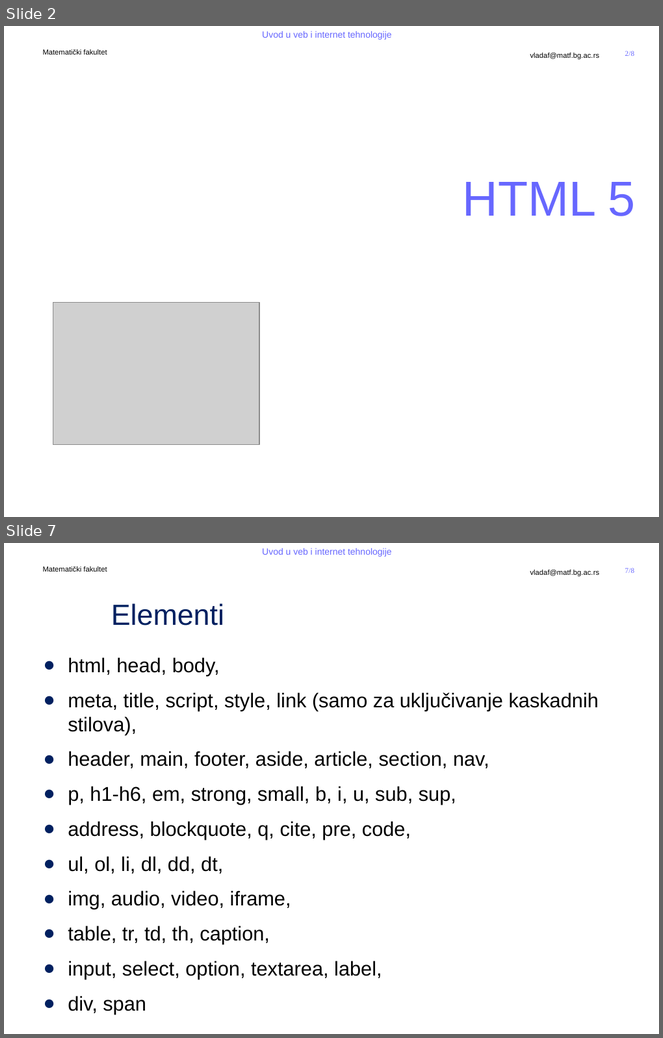
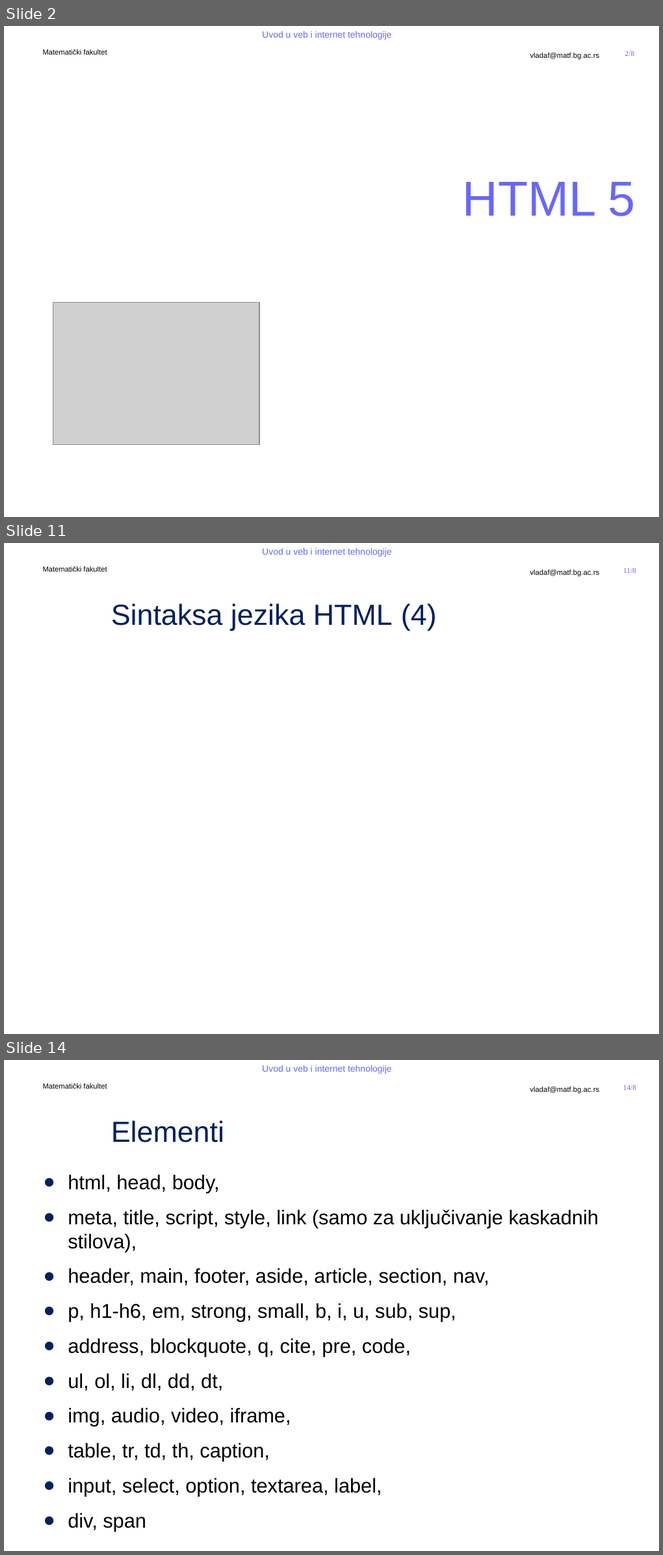
Before and after one commit to MatfUVIT/info, a slide deck: predavanja/prezentacije/UVIT03-01-HTML 5.pptx. Shown one above the other, each under a label of ours: slides 2 and 7 before the commit, slides 2, 11 and 14 after it; the slides between them are not shown. The pictures are 663x1038 and 663x1555 pixels, drawn with LibreOffice and Linux fonts; fonts in the diff are those of the drawing; grey boxes stand for pictures; background and template pictures are left out. Boxes give left, top, right and bottom in pixels: in the first picture for what was removed or moved away, otherwise in the second. Text is boxed around its words. In the diff, an @@ line names an element or a change of style, - is before the commit and + after.

```diff
--- a/predavanja/prezentacije/UVIT03-01-HTML 5.pptx
+++ b/predavanja/prezentacije/UVIT03-01-HTML 5.pptx
@@ slide 11 added at (4, 543, 659, 1034), background #FFFFFF; not listed: 5 template elements that a slide beside it also shows @@
@@ title added at (111, 603, 437, 631), 32 pt, text #002060 @@
+Sintaksa jezika HTML (4)
@@ what was slide 7 is now slide 14 @@
@@ page number at (623, 1085, 636, 1090): text changed @@
-7/8
+14/8
```
Also in this commit, not shown: 3 slides changed, 7 other slides added, 1 slide removed, 2 other files.
